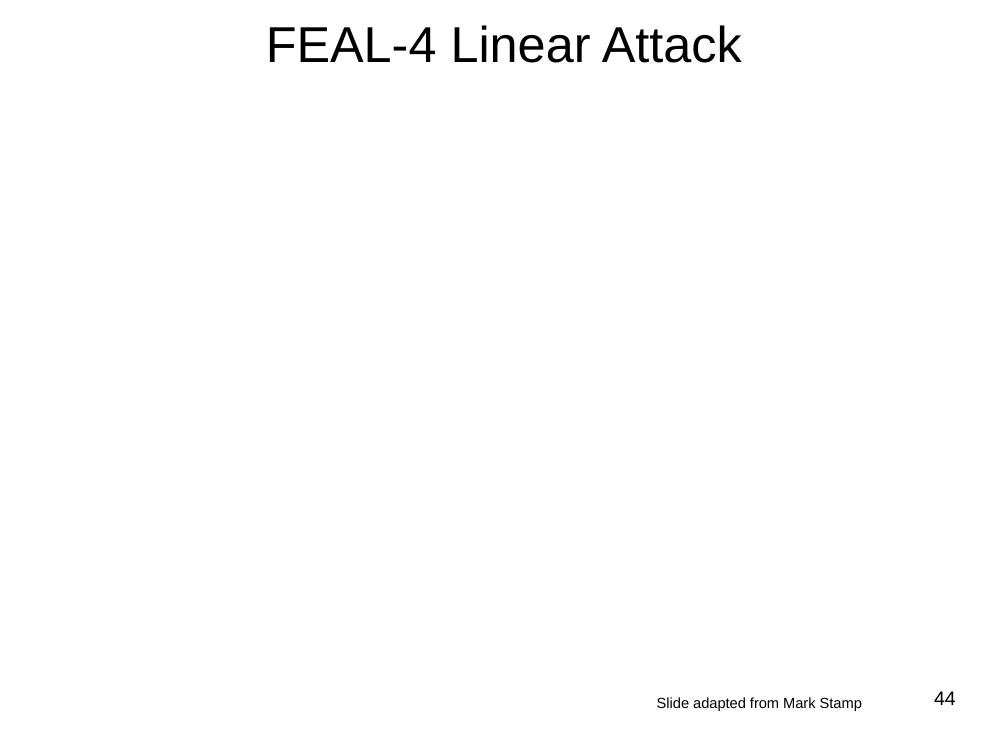
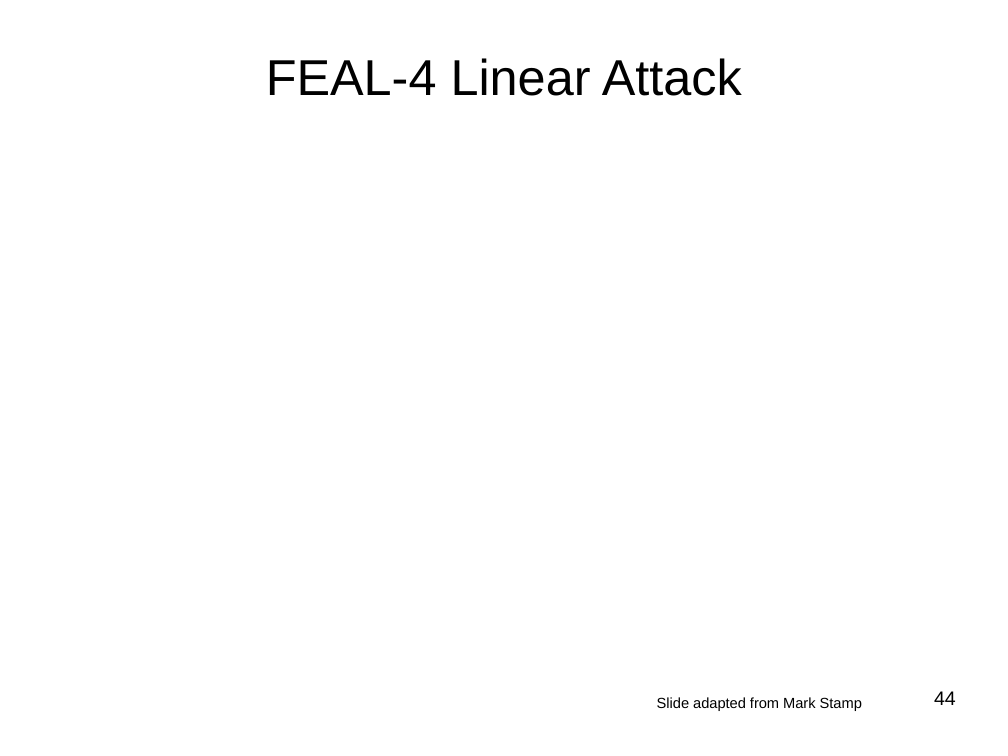
Before and after one commit to jlmucb/class_notes, a slide deck: slide 44 of BerkeleyClass/CS290Spring2013/Lectures/Cryptoclass4.pptx. Drawn at 1008x756 pixels with LibreOffice and Linux fonts; fonts in the diff are those of the drawing; grey boxes stand for pictures. Boxes give left, top, right and bottom in pixels: in the first picture for what was removed or moved away, otherwise in the second. Text is boxed around its words. In the diff, an @@ line names an element or a change of style, - is before the commit and + after.

```diff
--- a/BerkeleyClass/CS290Spring2013/Lectures/Cryptoclass4.pptx
+++ b/BerkeleyClass/CS290Spring2013/Lectures/Cryptoclass4.pptx
@@ title "FEAL-4 Linear Attack": place and size @@
-title "FEAL-4 Linear Attack" at [266,25,742,63]
+title "FEAL-4 Linear Attack" at [266,58,742,96]
```
Also in this commit, not shown: 59 other slides changed, 2 other files.
